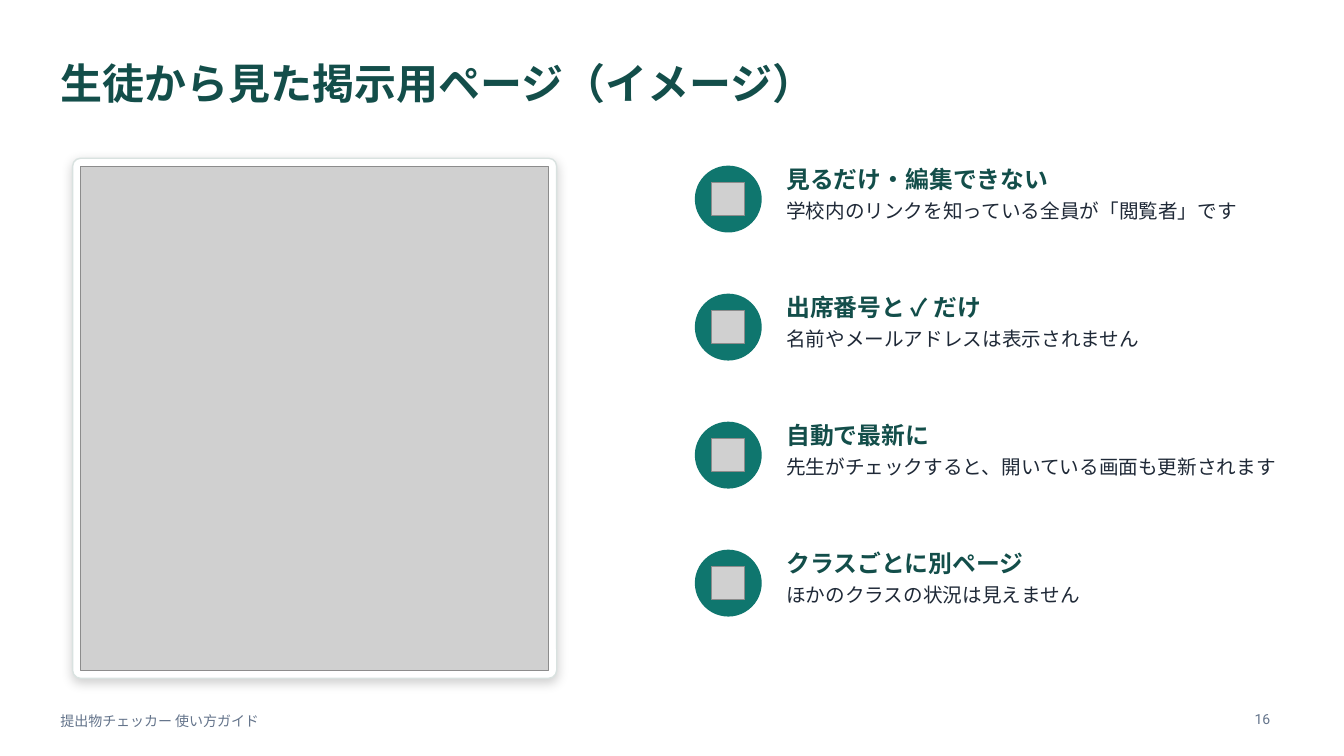
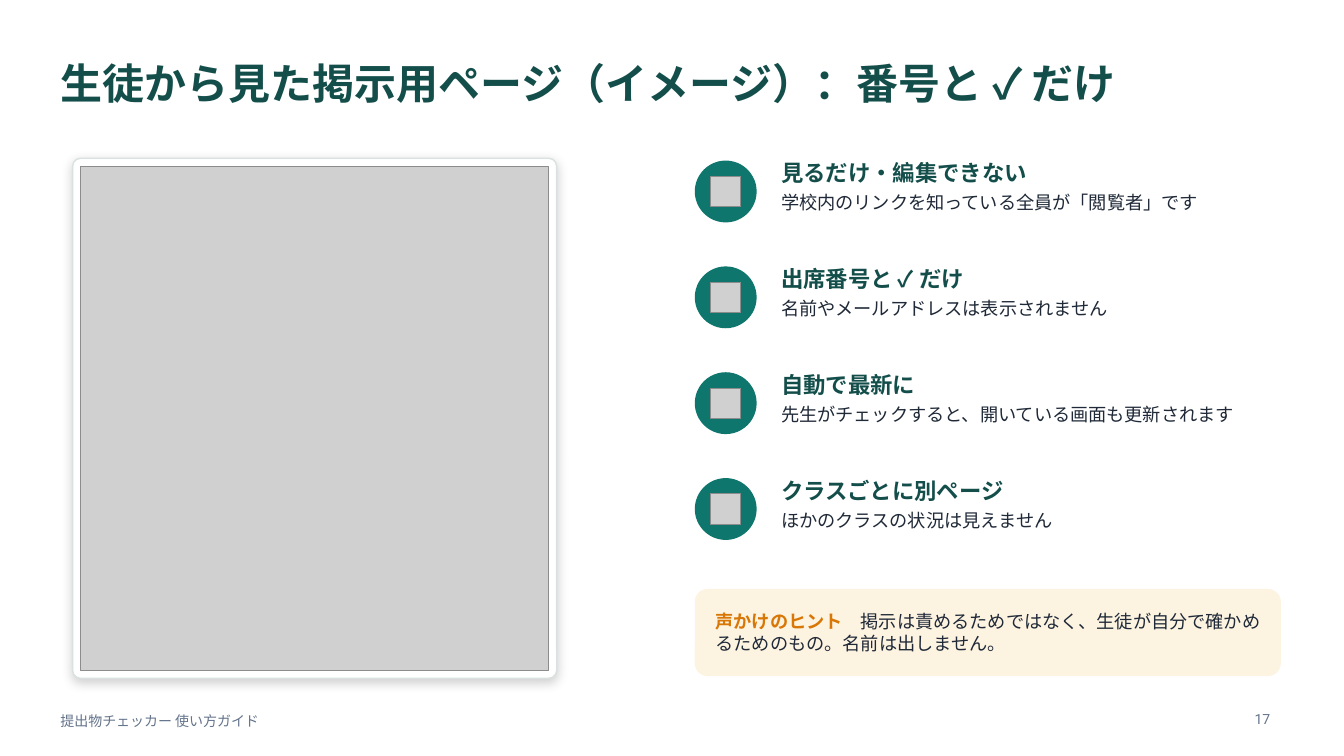
Before and after one commit to daharakazu-glitch/homework-checker, a slide deck: slide 17 of docs/提出物チェッカー_使い方ガイド.pptx (slide 16 before the commit). Drawn at 1344x756 pixels with LibreOffice and Linux fonts; fonts in the diff are those of the drawing; grey boxes stand for pictures. Boxes give left, top, right and bottom in pixels: in the first picture for what was removed or moved away, otherwise in the second. Text is boxed around its words. In the diff, an @@ line names an element or a change of style, - is before the commit and + after.

```diff
--- a/docs/提出物チェッカー_使い方ガイド.pptx
+++ b/docs/提出物チェッカー_使い方ガイド.pptx
@@ title at (60, 63, 1116, 103): text changed @@
-生徒から見た掲示用ページ（イメージ）
+生徒から見た掲示用ページ（イメージ）：番号と ✓ だけ
@@ ellipse: place and size @@
-ellipse at (696, 166, 761, 232)
+ellipse at (696, 161, 756, 222)
@@ picture: place and size @@
-picture at (712, 182, 745, 216)
+picture at (711, 176, 741, 207)
@@ text "見るだけ・編集できない" at (781, 162, 1198, 211): size 17 to 16 pt in "見るだけ・編集できない"; size 14 to 13 pt in "学校内のリンクを知っている全員が「閲覧者」です" @@
@@ ellipse: place and size @@
-ellipse at (696, 294, 761, 360)
+ellipse at (696, 267, 756, 328)
@@ text "出席番号と ✓ だけ": place and size @@
-text "出席番号と ✓ だけ" at (786, 295, 1139, 348)
+text "出席番号と ✓ だけ" at (781, 268, 1107, 317)
@@ text "出席番号と ✓ だけ" at (781, 268, 1107, 317): size 17 to 16 pt in "出席番号と ✓ だけ"; size 14 to 13 pt in "名前やメールアドレスは表示されません" @@
@@ picture: place and size @@
-picture at (712, 311, 745, 344)
+picture at (711, 282, 741, 313)
@@ ellipse: place and size @@
-ellipse at (696, 422, 761, 488)
+ellipse at (696, 373, 756, 434)
@@ picture: place and size @@
-picture at (712, 439, 745, 472)
+picture at (711, 388, 741, 418)
@@ text "自動で最新に": place and size @@
-text "自動で最新に" at (786, 423, 1276, 476)
+text "自動で最新に" at (781, 374, 1234, 423)
@@ text "自動で最新に" at (781, 374, 1234, 423): size 17 to 16 pt in "自動で最新に"; size 14 to 13 pt in "先生がチェックすると、開いている画面も更新されます" @@
@@ ellipse: place and size @@
-ellipse at (696, 551, 761, 616)
+ellipse at (696, 479, 756, 539)
@@ text "クラスごとに別ページ": place and size @@
-text "クラスごとに別ページ" at (786, 551, 1080, 604)
+text "クラスごとに別ページ" at (781, 480, 1052, 529)
@@ text "クラスごとに別ページ" at (781, 480, 1052, 529): size 17 to 16 pt in "クラスごとに別ページ"; size 14 to 13 pt in "ほかのクラスの状況は見えません" @@
@@ picture: place and size @@
-picture at (712, 567, 745, 600)
+picture at (711, 494, 741, 524)
@@ rounded rectangle added at (696, 590, 1280, 676), fill #FDF3E1, outline #FDF3E1 1 pt @@
@@ text added at (716, 612, 1260, 652), 13 pt, text #1F2937 @@
+声かけのヒント 掲示は責めるためではなく、生徒が自分で確かめるためのもの。名前は出しません。
@@ page number at (1255, 714, 1271, 724): text changed @@
-16
+17
```
Also in this commit, not shown: 7 other slides changed, 3 slides added, 2 slides removed, 3 other files.
